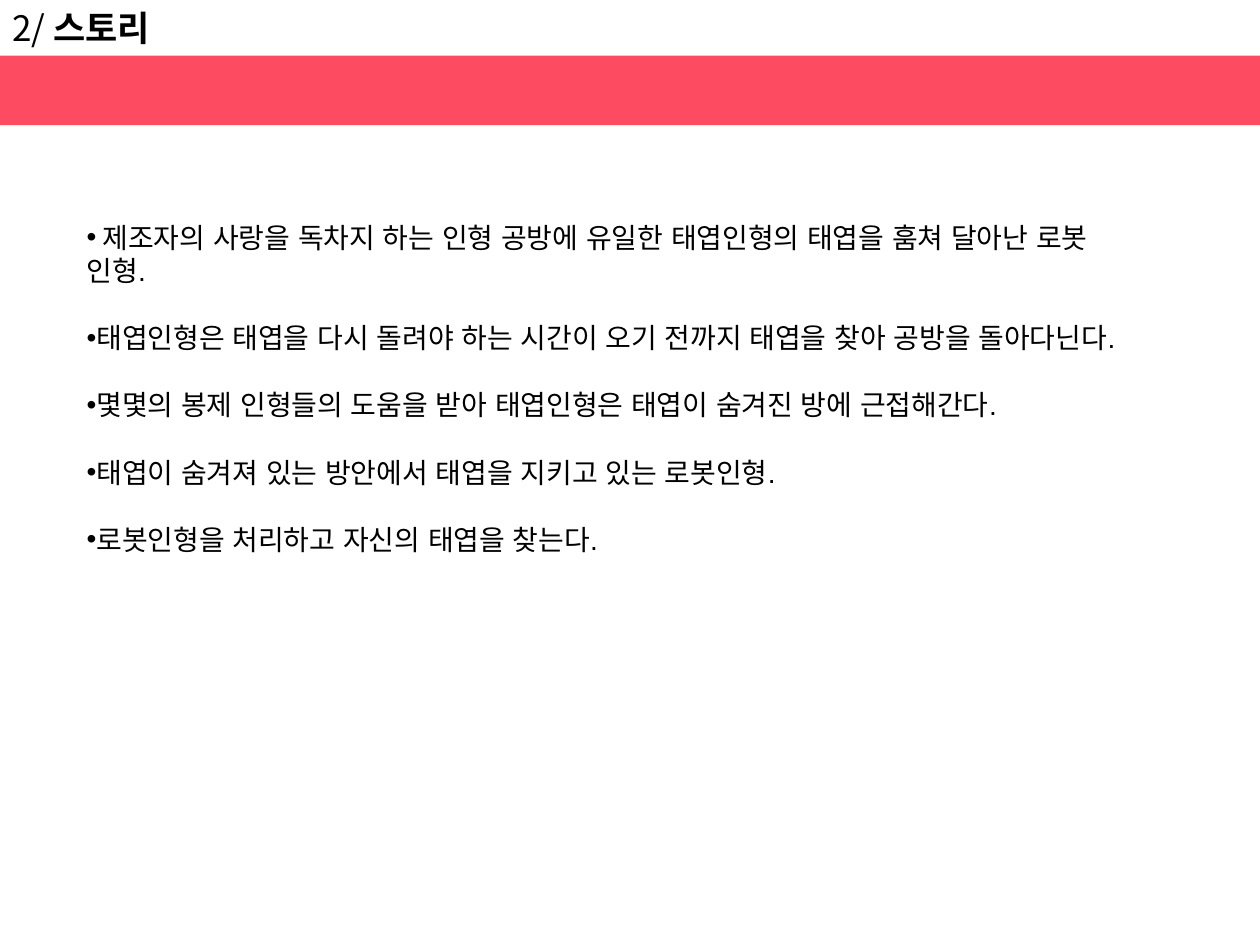
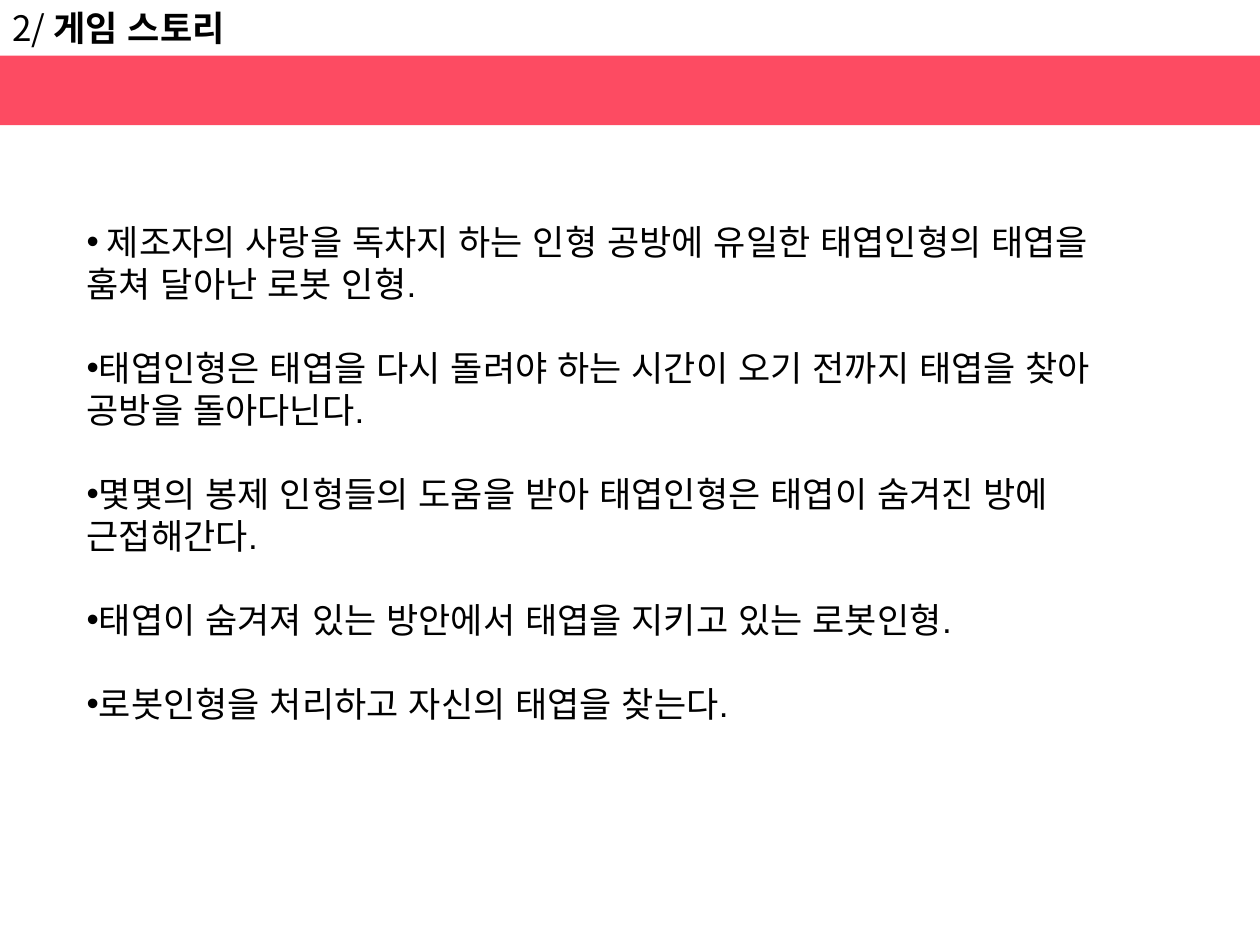
Before and after one commit to haeunjung/Team_Project, a slide deck: slide 4 of 기획문서/게임 제안서.pptx. Drawn at 1260x945 pixels with LibreOffice and Linux fonts; fonts in the diff are those of the drawing. Boxes give left, top, right and bottom in pixels: in the first picture for what was removed or moved away, otherwise in the second. Text is boxed around its words. In the diff, an @@ line names an element or a change of style, - is before the commit and + after.

Commit message:
11.27
기획컨셉, 스토리, 조작키 수정 및 추가

```diff
--- a/기획문서/게임 제안서.pptx
+++ b/기획문서/게임 제안서.pptx
@@ text at box(12, 11, 225, 48): text changed @@
-2/ 스토리
+2/ 게임 스토리
@@ text "제조자의 사랑을 독차지 하는 인형 ..." at box(87, 225, 1090, 720): size 16 to 20 pt @@
```
Also in this commit, not shown: 3 other slides changed, 1 slide added, 1 slide removed.
